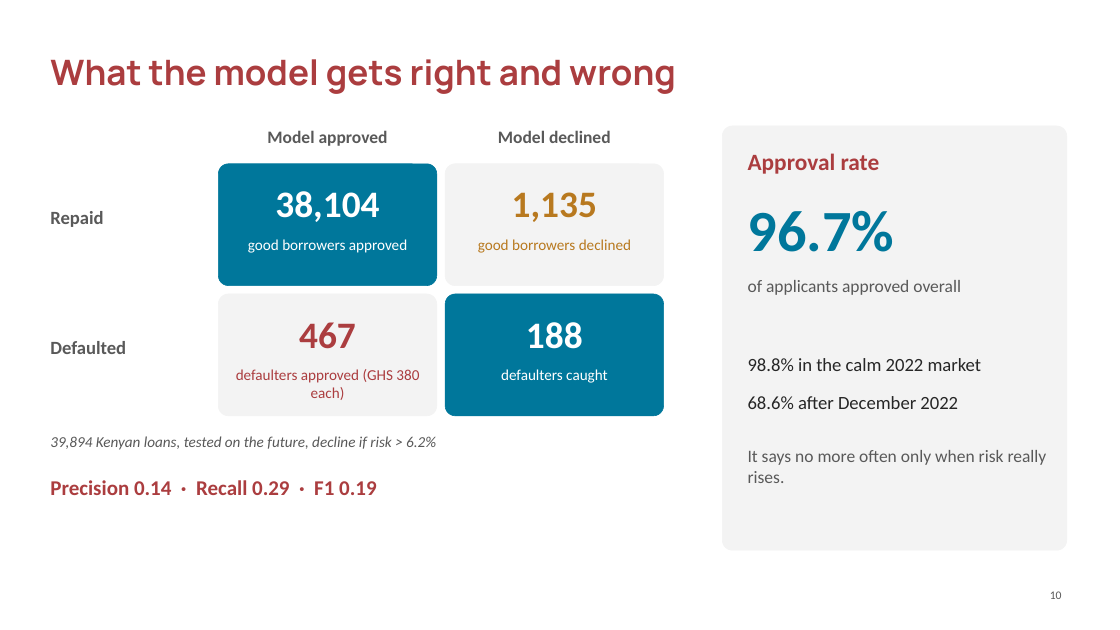
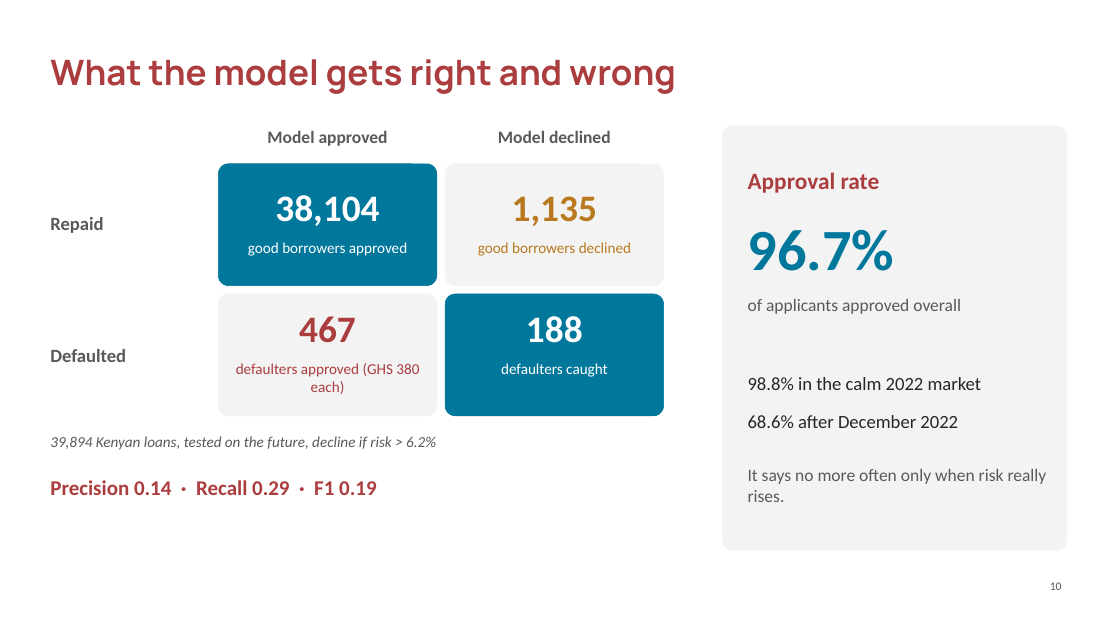
Before and after one commit to ASU-MICS-2028/mle-group-3-prosit-2, a slide deck: slide 10 of slides/NkwaPay_Debrief_Present.pptx. Drawn at 1120x630 pixels with LibreOffice and Linux fonts; fonts in the diff are those of the drawing; background and template pictures are left out. Boxes give left, top, right and bottom in pixels: in the first picture for what was removed or moved away, otherwise in the second. Text is boxed around its words. In the diff, an @@ line names an element or a change of style, - is before the commit and + after.

```diff
--- a/slides/NkwaPay_Debrief_Present.pptx
+++ b/slides/NkwaPay_Debrief_Present.pptx
@@ 3 texts: place and size @@
-3 texts at (50, 191, 597, 227)
+3 texts at (50, 195, 597, 233)
@@ text "Defaulted": place and size @@
-text "Defaulted" at (50, 341, 126, 354)
+text "Defaulted" at (50, 349, 126, 362)
@@ 4 texts: place and size @@
-4 texts at (236, 322, 607, 400)
+4 texts at (236, 316, 607, 394)
@@ 6 texts: place and size @@
-6 texts at (748, 153, 1047, 483)
+6 texts at (748, 172, 1047, 502)
@@ page number: place and size @@
-page number at (1050, 591, 1062, 599)
+page number at (1050, 582, 1062, 590)
```
Also in this commit, not shown: 17 other slides changed.
